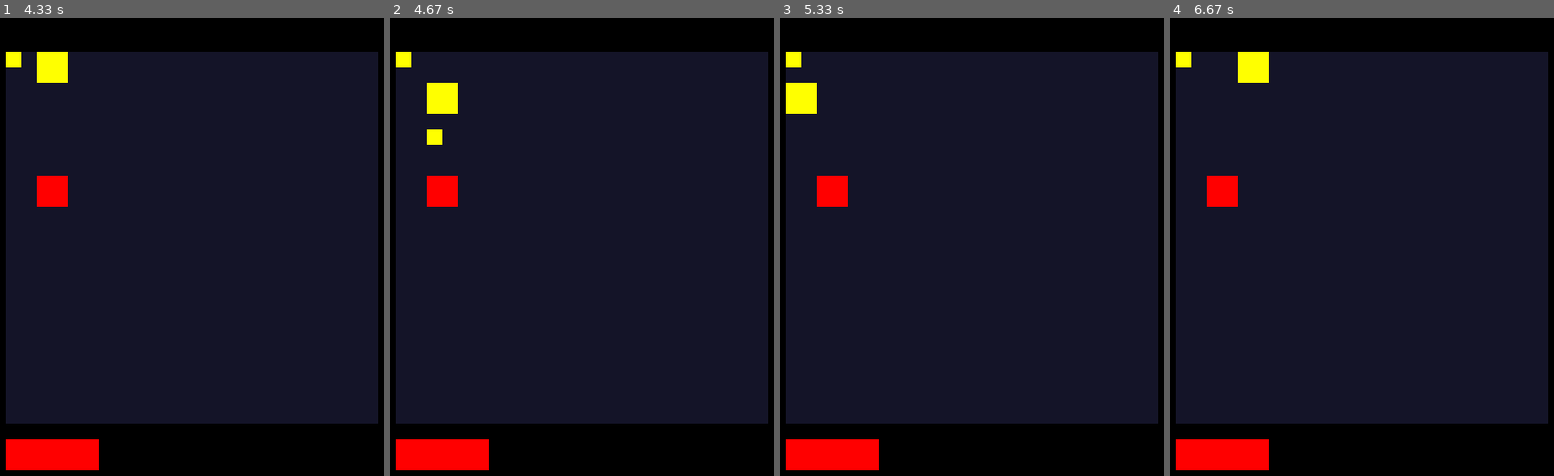
Above: before the commit, frames 1-4 (left to right).
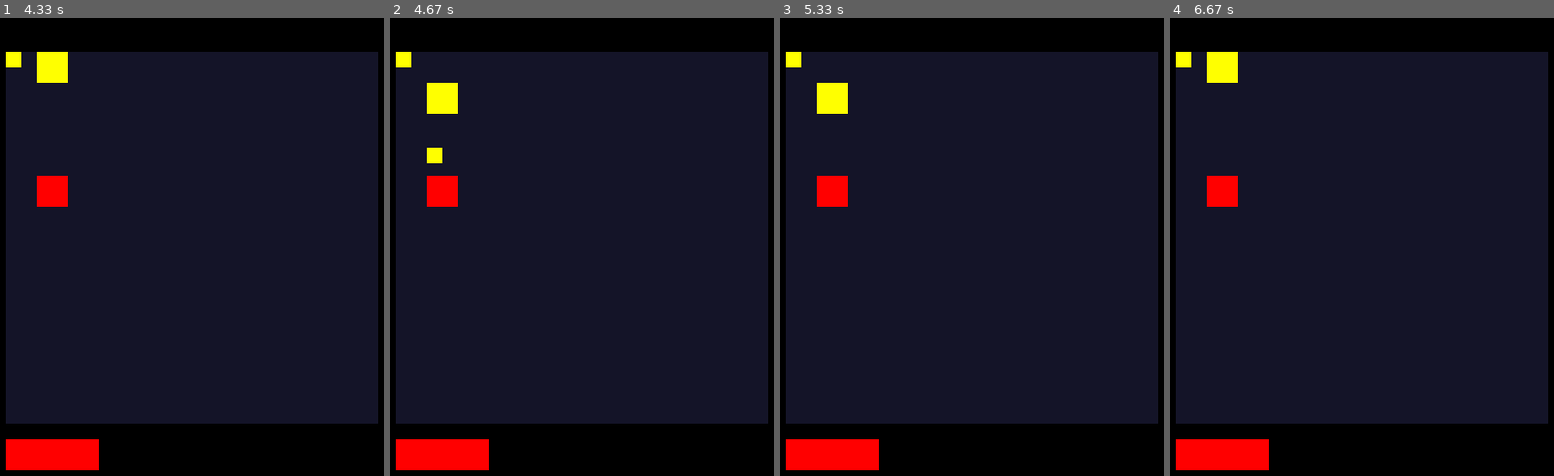
Above: after the commit, the same moments.

Repository: windingtheropes/dungeon-game
Game: pygame game, started from game.py
Same seed, same stepped clock (60 frames per second), same inputs: the game is played once before the commit and once after it.
Inputs:
- Up to frame 1 (4.33 s): tap E at 0.33, 3.05 s; hold Right 0.67-1.13 s; hold Right 1.5-1.97 s; hold Left 2-2.53 s; hold Down 2.57-2.87 s; hold Left 2.9-3.3 s; hold Up 3.33-3.7 s; hold Right from 3.73 s (still down)
- Up to frame 2 (4.67 s): release Right at 4.37 s; hold Down from 4.4 s (still down); tap E at 4.55 s
- Up to frame 3 (5.33 s): release Down at 4.77 s; hold Left 4.8-5.27 s; hold Right from 5.3 s (still down)
- Up to frame 4 (6.67 s): release Right at 5.77 s; hold Up 5.8-6.1 s; tap E at 5.95 s; hold Right 6.13-6.6 s; hold Left from 6.63 s (still down)

Frame 1 is identical in both runs. In frame 2, 0.3% of the frame differs, in the area x 9-14%, y 24-32%; in frame 3, 1.1%, in the area x 1-18%, y 14-21%; in frame 4, 1.1%.

Commit message:
add _del and destroy to entity

Diff:
--- a/game.py
+++ b/game.py
@@ -11,7 +11,7 @@
 clock = pygame.time.Clock()
 game_screen = pygame.display.set_mode([512,512])
 
-
+frame_rate = 60
 class Logic(Listener):
     def __init__(self):
         Listener.__init__(self)
@@ -43,7 +43,7 @@
             game_screen.blit(self.active_screen._render(), (0,0))
             # refresh the screen 1/24 of a second for 24fps
             pygame.display.update()
-            clock.tick(24)
+            clock.tick(frame_rate)
     # register a screen to the screens table
     def addScreen(self, screen: Screen):
         if screen in self.screens:
@@ -136,13 +136,18 @@
     def _collision(self, c: Collision):
         if(c.entity == self.source):
             return
-    def _render(self):
-        # move by one unit of velocity* direction every render cycle
-        prop_pos: Vec2 = self.relative_position + (self.facing * (self.velocity))
+
+        if(isinstance(c.entity, type(self))):
+            return
+        self.velocity = 0
+    def _render(self):
+        # move by one unit of velocity* direction every render cycle, velocity 1 is relative to 24 fps, so multiply by a ratio of this to the frame rate
+        prop_pos: Vec2 = self.relative_position + ((self.facing * (self.velocity))*(24/frame_rate))
         self.floor: EntityFloor
 
-        # collision = self.floor.is_legal_move(self, prop_pos)
+        collision = self.floor.is_legal_move(self, prop_pos)
         # if(collision):
+        #     self.velocity = 0
         self.relative_position = prop_pos
         # self.floor.calc_collision()
         gpos = self.floor.get_global_position(self.relative_position)
@@ -165,13 +170,12 @@
             e: Entity
             for e in self.entities:
                 rel_pos: Vec2 = e.relative_position
-                if(abs(rel_pos.x) > (self.dim.x) or abs(rel_pos.y) > (self.dim.y)):
+                if(abs(rel_pos.x) > (self.dim.x) or abs(rel_pos.y) > (self.dim.y)) or e._del == True:
                     # remove entities far away from the dimensions of the floor
                     self.entities.remove(e)
                 else:
                     collision = self.calc_collision(e)
                     if(collision):
-                        print(collision.entity.__class__.__name__)
                         e._collision(collision)
                     e._render()
         else:
@@ -205,7 +209,7 @@
         return relative_position + self.pos
     def get_grid_position(self, relative_position:Vec2):
         # return position relative to the grid, knowing that all entities are the same size.
-        return (relative_position*(1/self.gdim)).arr()
+        return(relative_position*(1/self.gdim)).arr()
     # calculate collisions
     def calc_collision(self, entity: Entity, o_pos: Vec2=None):
         target: Entity
@@ -229,15 +233,16 @@
             t_min = Vec2(t_pos.x, t_pos.y)
             t_max = Vec2(t_pos.x+target.dim.x-1, t_pos.y+target.dim.y-1)
 
-            # if(pos.abs().x >= t_min_x) and (pos.abs().x <= t_max_x):
+            # if(pos.abs().x >= t_min.x) and (pos.abs().x <= t_max.x):
             #     print("collision on x")
-            # if(pos.abs().y >= t_min_y) and (pos.abs().y <= t_max_y):
+            # if(pos.abs().y >= t_min.y) and (pos.abs().y <= t_max.y):
             #     print("collision on y")
 
             if((pos.abs().x >= t_min.x) and (pos.abs().x <= t_max.x)) and ((pos.abs().y >= t_min.y) and (pos.abs().y <= t_min.y)):
-                print(target.__class__.__name__)
+                # assumption is that one collision can happen at a time, but add to array anyways
                 return Collision(target, pos)
             else:
+               # proceed to check next entity in array
                continue
         return None
     # check if a move is legal for any solid entity
@@ -248,7 +253,7 @@
         prop_pos = entity.relative_position + dir
 
         # if a collision is expected on this next move, with a solid entity, treat it as such **** TODO ** and don't allow the move
-        collision: Collision = self.calc_collision(entity, prop_pos)
+        collision: Entity = self.calc_collision(entity, prop_pos)
         if(collision and collision.entity.solid == True):
             return False
         # two movements can't be made at the same time currently, but worth checking for the future
--- a/renderlib.py
+++ b/renderlib.py
@@ -95,7 +95,8 @@
 class Entity(Layer):
     def __init__(self):
         Layer.__init__(self)
-
+        # tells parent to kill this item
+        self._del = False
         # will collisions be calculated for this entity
         self.collidable = True
         # if solid, most items cannot pass through this entity
@@ -119,6 +120,8 @@
             pass
         else:
             self.listeners["collision"](c)
+    def destroy(self):
+        self._del = True
 class Collision():
     def __init__(self, entity: Entity, pos: Vec2):
         self.entity = entity
